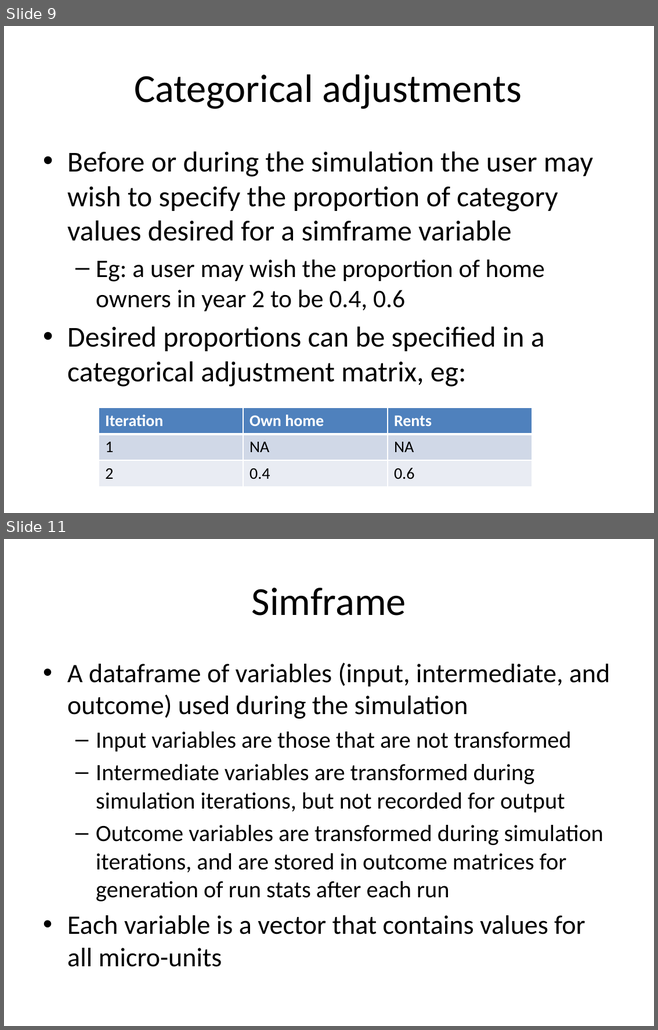
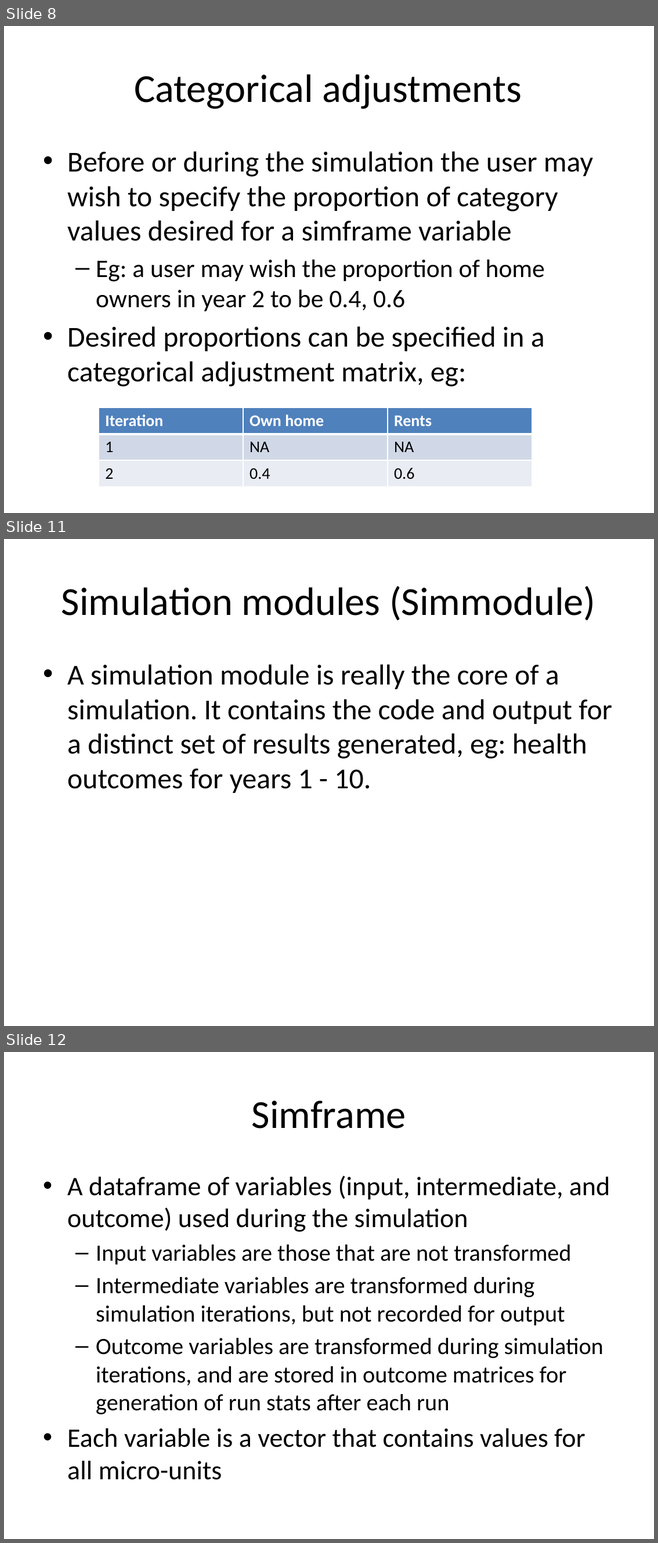
Before and after one commit to compassresearchcentre/simario, a slide deck: docs/Simar overview.pptx. Shown one above the other, each under a label of ours: slides 9 and 11 before the commit, slides 8, 11 and 12 after it; the slides between them are not shown. The pictures are 658x1030 and 658x1543 pixels, drawn with LibreOffice and Linux fonts; fonts in the diff are those of the drawing. Boxes give left, top, right and bottom in pixels: in the first picture for what was removed or moved away, otherwise in the second. Text is boxed around its words. In the diff, an @@ line names an element or a change of style, - is before the commit and + after.

```diff
--- a/docs/Simar overview.pptx
+++ b/docs/Simar overview.pptx
@@ slide 11 added at box(4, 539, 654, 1026), background #FFFFFF @@
@@ title added at box(61, 586, 595, 621), 44 pt, text #000000 @@
+Simulation modules (Simmodule)
@@ text added at box(67, 664, 612, 793), 32 pt, text #000000 @@
+• A simulation module is really the core of a simulation. It contains the code and output for a distinct set of results generated, eg: health outcomes for years 1 - 10.
@@ what was slide 9 is now slide 8 @@
@@ what was slide 11 is now slide 12 @@
```
Also in this commit, not shown: 4 slides changed, 3 other slides added, 3 slides removed, 14 other files.
